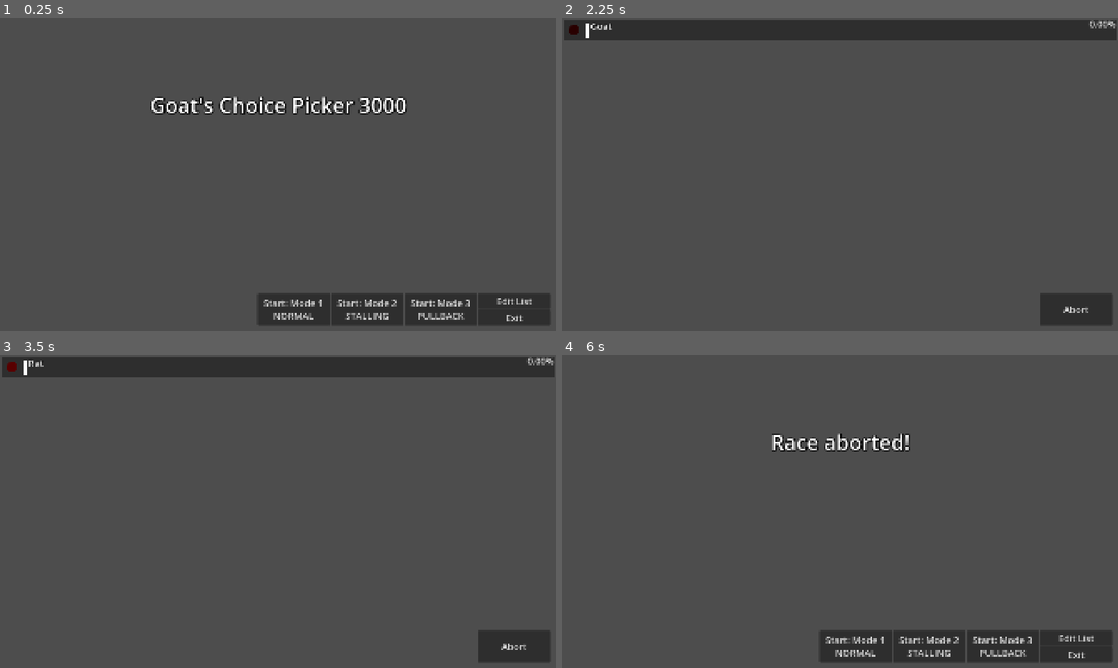
Above: before the commit, frames 1-4 (two rows, left to right).
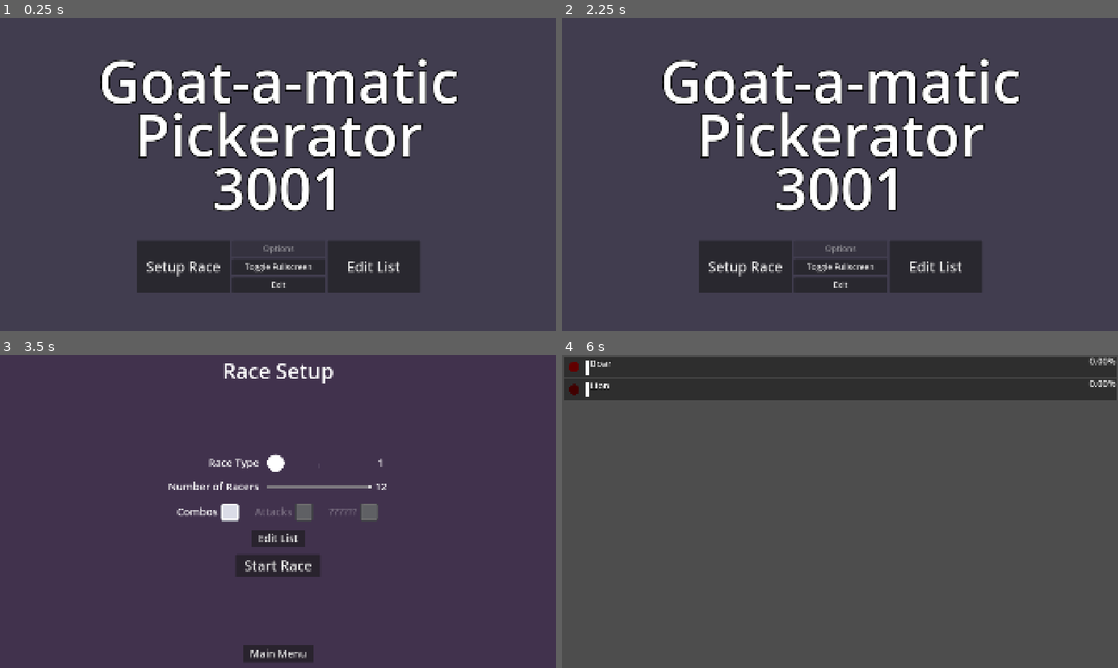
Above: after the commit, the same moments.

Repository: TheGoldenWombat/GoatPicker
Game: Godot game, scene res://hud/menu_controller.tscn
Two runs of this game, one before a commit and one after it. Both use one fixed random seed, a clock stepped at 60 frames per second and the inputs below. Before the commit the project starts from res://main.tscn. Sound files missing from this copy of the repository are replaced by a short silence.
Inputs (mouse positions are in pixels of both pictures, inside the frame that each line leads up to):
- Up to frame 1 (0.25 s): no input
- Up to frame 2 (2.25 s): click (856, 309) at 0.5 s, where only the run before the commit has a clickable "Start: Mode 1 NORMAL"; click (1073, 309) at 1.25 s, where only the run before the commit has a clickable "Abort"; click (856, 309) at 2 s, where only the run before the commit has a clickable "Start: Mode 1 NORMAL"
- Up to frame 3 (3.5 s): click (183, 602) at 2.75 s, where only the run after the commit has a clickable "Setup Race"
- Up to frame 4 (6 s): click (840, 564) at 3.5 s, where only the run after the commit has a clickable "Start Race"; click (1073, 646) at 4.25 s, where only the run before the commit has a clickable "Abort"; click (928, 646) at 5 s, where only the run before the commit has a clickable "Start: Mode 2 STALLING"; click (1073, 646) at 5.75 s, where only the run before the commit has a clickable "Abort"

The runs differ from the first frame. In frame 1, 23% of the frame differs, in the area x 18-99%, y 12-98%; in frame 2, 25%; in frame 3, 99%, in the area x 0-100%, y 0-100%; in frame 4, 19%.

Commit message:
Started rebuilding racer and hooking up race_scene

Diff:
--- a/hud/menu_controller.tscn
+++ b/hud/menu_controller.tscn
@@ -38,6 +38,7 @@
 layout_mode = 1
 
 [node name="RaceScene" parent="." instance=ExtResource("5_remlu")]
+visible = false
 
 [node name="PostRaceMenu" parent="." instance=ExtResource("6_mmt8c")]
 visible = false
--- a/hud/race_scene.gd
+++ b/hud/race_scene.gd
@@ -16,10 +16,11 @@
 ################################################################################
 
 @export_group("Racers")
-#@export var racer_scene: PackedScene
+@export var racers_container: VBoxContainer
 @export_range(0, 12) var max_racers: int = 12
 
 @export_group("SFX")
+@export var sounds: Node
 @export var sfx_reel_spin: AudioStreamPlayer
 @export var sfx_reel_stop: AudioStreamPlayer
 @export var sfx_trumpet: AudioStreamPlayer
@@ -27,6 +28,9 @@
 @export var race_music: AudioStreamPlayer
 @export var race_end_jingle: AudioStreamPlayer
 @export var race_end_music: AudioStreamPlayer
+
+@export_group("UI")
+@export var leaderboard_label: Label
 
 var racer_scene: PackedScene = preload("res://racer.tscn")
 var number_of_racers: int = max_racers
@@ -108,7 +112,6 @@
 func spawn_racers(mode: int = 1) -> void:
 	for n in number_of_racers:
 		var racer: Racer = racer_scene.instantiate()
-		var padding: float = racer.outside_padding
 		# Set roll_min based on mode
 		if mode == 1: #NORMAL
 			racer.roll_min = 1
@@ -119,11 +122,10 @@
 			racer.roll_min = -1
 		racer.combos_enabled = combos_enabled
 		racer.attacks_enabled = attacks_enabled
-		racer.position = Vector2(0,y_offset + padding)
 
 		racer.race_end.connect(on_race_end)
 		racer.randomizing_choice = true
-		add_child(racer)
+		racers_container.add_child(racer)
 		sfx_reel_spin.play(randf_range(0.0,6.0))
 
 		#await get_tree().create_timer(0.1).timeout # For debugging
@@ -135,17 +137,13 @@
 		racer.choice = choices_array[n]
 		racer.choice_label.text = racer.choice
 		await get_tree().create_timer(0.3).timeout
-		y_offset += racer.rect_size.y + padding
-
-	#await get_tree().create_timer(3.0).timeout # Replace with audio cue
+
 	sfx_trumpet.play()
 	await sfx_trumpet.finished
 
 	racing = true
 	sfx_gunshot.play()
 	get_tree().call_group("racers", "start_race")
-	emit_signal("show_top_three")
-	#await sfx_gunshot.finished
 	race_music.play()
 
 
@@ -157,7 +155,7 @@
 
 
 func stop_all_audio() -> void:
-	for a in get_children():
+	for a in sounds.get_children():
 		if a is AudioStreamPlayer && a.playing:
 			a.stop()
 
@@ -165,7 +163,7 @@
 ## Get array of the top three racers, or fewer if there aren't three racers total
 func get_top_three_array() -> Array:
 	var racers: Array = []
-	for racer in get_children():
+	for racer in racers_container.get_children():
 		if racer is Racer:
 			racers.append([racer.current_progress, racer.choice])
 	racers.sort()
@@ -175,7 +173,7 @@
 	return racers
 
 ## Generates text to be sent to the top three leaderboard in the HUD
-func top_three_text() -> String:
+func get_leaderboard_text() -> String:
 	# TODO Refactor this
 	var first_label: String = ""
 	var second_label: String = ""
@@ -231,6 +229,7 @@
 # Called when the node enters the scene tree for the first time.
 func _ready() -> void:
 	#setup_race()
+	leaderboard_label.text = ""
 	set_choices_array()
 	set_number_of_racers()
 
@@ -238,7 +237,7 @@
 # Called every frame. 'delta' is the elapsed time since the previous frame.
 func _process(_delta: float) -> void:
 	if racing:
-		emit_signal("top_three", top_three_text())
+		leaderboard_label.text = get_leaderboard_text()
 		if medal_delay:
 			await get_tree().create_timer(0.3).timeout
 			medal_delay = false
@@ -251,7 +250,7 @@
 ################################################################################
 
 signal race_over
-signal show_top_three
+#signal show_top_three
 signal top_three
 
 ## Stops the race and emits a signal that contains the name of the winner
--- a/hud/race_scene.tscn
+++ b/hud/race_scene.tscn
@@ -23,39 +23,76 @@
 stream_4/stream = ExtResource("10_am0ja")
 stream_5/stream = ExtResource("11_r7dfq")
 
-[node name="RaceScene" type="Control" node_paths=PackedStringArray("sfx_reel_spin", "sfx_reel_stop", "sfx_trumpet", "sfx_gunshot", "race_music", "race_end_jingle", "race_end_music") groups=["racer_spawn"]]
+[node name="RaceScene" type="Control" node_paths=PackedStringArray("racers_container", "sounds", "sfx_reel_spin", "sfx_reel_stop", "sfx_trumpet", "sfx_gunshot", "race_music", "race_end_jingle", "race_end_music", "leaderboard_label") groups=["racer_spawn"]]
 layout_mode = 3
 anchors_preset = 0
 script = ExtResource("1_n55ax")
-sfx_reel_spin = NodePath("ReelSpin")
-sfx_reel_stop = NodePath("ReelStop")
-sfx_trumpet = NodePath("Trumpet")
-sfx_gunshot = NodePath("Gunshot")
-race_music = NodePath("RaceMusic")
-race_end_jingle = NodePath("RaceEndJingle")
-race_end_music = NodePath("RaceEndMusic")
+racers_container = NodePath("MainContainer/RacersMargin/RacersContainer")
+sounds = NodePath("Sounds")
+sfx_reel_spin = NodePath("Sounds/ReelSpin")
+sfx_reel_stop = NodePath("Sounds/ReelStop")
+sfx_trumpet = NodePath("Sounds/Trumpet")
+sfx_gunshot = NodePath("Sounds/Gunshot")
+race_music = NodePath("Sounds/RaceMusic")
+race_end_jingle = NodePath("Sounds/RaceEndJingle")
+race_end_music = NodePath("Sounds/RaceEndMusic")
+leaderboard_label = NodePath("MainContainer/LeaderboardContainer/LeaderboardLabel")
 
-[node name="ReelSpin" type="AudioStreamPlayer" parent="."]
+[node name="Sounds" type="Node" parent="."]
+
+[node name="ReelSpin" type="AudioStreamPlayer" parent="Sounds"]
 stream = ExtResource("2_khuro")
 
-[node name="ReelStop" type="AudioStreamPlayer" parent="."]
+[node name="ReelStop" type="AudioStreamPlayer" parent="Sounds"]
 stream = ExtResource("3_dopr8")
 
-[node name="Trumpet" type="AudioStreamPlayer" parent="."]
+[node name="Trumpet" type="AudioStreamPlayer" parent="Sounds"]
 stream = ExtResource("4_g25by")
 volume_db = -5.0
 
-[node name="Gunshot" type="AudioStreamPlayer" parent="."]
+[node name="Gunshot" type="AudioStreamPlayer" parent="Sounds"]
 stream = ExtResource("5_skv6g")
 
-[node name="RaceMusic" type="AudioStreamPlayer" parent="."]
+[node name="RaceMusic" type="AudioStreamPlayer" parent="Sounds"]
 stream = SubResource("AudioStreamRandomizer_sohk8")
 volume_db = -10.0
 
-[node name="RaceEndJingle" type="AudioStreamPlayer" parent="."]
+[node name="RaceEndJingle" type="AudioStreamPlayer" parent="Sounds"]
 stream = ExtResource("12_sxm6d")
 volume_db = -5.0
 
-[node name="RaceEndMusic" type="AudioStreamPlayer" parent="."]
+[node name="RaceEndMusic" type="AudioStreamPlayer" parent="Sounds"]
 stream = ExtResource("13_t3y6m")
 volume_db = -10.0
+
+[node name="MainContainer" type="VBoxContainer" parent="."]
+layout_mode = 0
+offset_right = 1920.0
+offset_bottom = 1080.0
+
+[node name="RacersMargin" type="MarginContainer" parent="MainContainer"]
+layout_mode = 2
+size_flags_vertical = 3
+theme_override_constants/margin_left = 5
+theme_override_constants/margin_top = 5
+theme_override_constants/margin_right = 5
+theme_override_constants/margin_bottom = 5
+
+[node name="RacersContainer" type="VBoxContainer" parent="MainContainer/RacersMargin"]
+custom_minimum_size = Vector2(0, 72)
+layout_mode = 2
+theme_override_constants/separation = 5
+
+[node name="LeaderboardContainer" type="MarginContainer" parent="MainContainer"]
+layout_mode = 2
+theme_override_constants/margin_left = 15
+theme_override_constants/margin_top = 0
+theme_override_constants/margin_bottom = 15
+
+[node name="LeaderboardLabel" type="Label" parent="MainContainer/LeaderboardContainer"]
+layout_mode = 2
+size_flags_vertical = 8
+theme_override_font_sizes/font_size = 28
+text = "00.00% - Default
+00.00% - Default
+00.00% - Default"
--- a/hud/themes/race_setup_theme.tres
+++ b/hud/themes/race_setup_theme.tres
@@ -6,7 +6,7 @@
 Button/font_sizes/font_size = 36
 GridContainer/constants/h_separation = 25
 GridContainer/constants/v_separation = 25
-HBoxContainer/constants/separation = 8
+HBoxContainer/constants/separation = 5
 Label/font_sizes/font_size = 36
 PanelContainer/styles/panel = SubResource("StyleBoxEmpty_6va0s")
 VBoxContainer/constants/separation = 25
--- a/project.godot
+++ b/project.godot
@@ -11,7 +11,7 @@
 [application]
 
 config/name="Goat's Choice Picker"
-run/main_scene="uid://cyqtlpi5jjyn5"
+run/main_scene="uid://7mcvm0loirk"
 config/features=PackedStringArray("4.4", "Forward Plus")
 config/icon="res://icon.svg"
 
--- a/racer.gd
+++ b/racer.gd
@@ -1,5 +1,5 @@
 class_name Racer
-extends Node2D
+extends Control
 
 ################################################################################
 # ----------------------------------- TODO ----------------------------------- #
@@ -286,7 +286,7 @@
 
 # Called when the node enters the scene tree for the first time.
 func _ready() -> void:
-	resize_racer()
+	#resize_racer()
 	init_racer()
 	update_line()
 
--- a/racer.tscn
+++ b/racer.tscn
@@ -23,7 +23,11 @@
 gradient = SubResource("Gradient_aicwh")
 width = 24
 
-[node name="Racer" type="Node2D" node_paths=PackedStringArray("rect", " …(250 unchanged characters)…
+[node name="Racer" type="PanelContainer" node_paths=PackedStringArray("rect", " …(250 unchanged characters)…
+custom_minimum_size = Vector2(0, 72)
+offset_right = 1920.0
+offset_bottom = 72.0
+size_flags_horizontal = 3
 script = ExtResource("1_aicwh")
 rect = NodePath("ColorRect")
 line = NodePath("ColorRect/Line")
@@ -40,10 +44,11 @@
 roll_timer_wait_label = NodePath("ColorRect/RollTimerWaitLabel")
 current_roll_label = NodePath("ColorRect/CurrentRollLabel")
 
+[node name="RollTimer" type="Timer" parent="."]
+wait_time = 1.69839
+
 [node name="ColorRect" type="ColorRect" parent="."]
-offset_left = 5.0
-offset_right = 1915.0
-offset_bottom = 72.0
+layout_mode = 2
 color = Color(0.180517, 0.180517, 0.180517, 1)
 
 [node name="Line" type="ColorRect" parent="ColorRect"]
@@ -212,7 +217,4 @@
 [node name="ComboController" parent="ColorRect/RollIndicator" instance=ExtResource("5_xk4qi")]
 layout_mode = 1
 
-[node name="RollTimer" type="Timer" parent="."]
-wait_time = 1.69839
-
 [connection signal="timeout" from="RollTimer" to="." method="_on_roll_timer_timeout"]
--- a/racer_spawn.gd
+++ b/racer_spawn.gd
@@ -86,7 +86,7 @@
 func spawn_racers(mode: int = 1) -> void:
 	for n in number_of_racers:
 		var racer: Racer = racer_scene.instantiate()
-		var padding: float = racer.outside_padding
+		var padding: float = 5
 		# Set roll_min based on mode
 		if mode == 1: #NORMAL
 			racer.roll_min = 1
